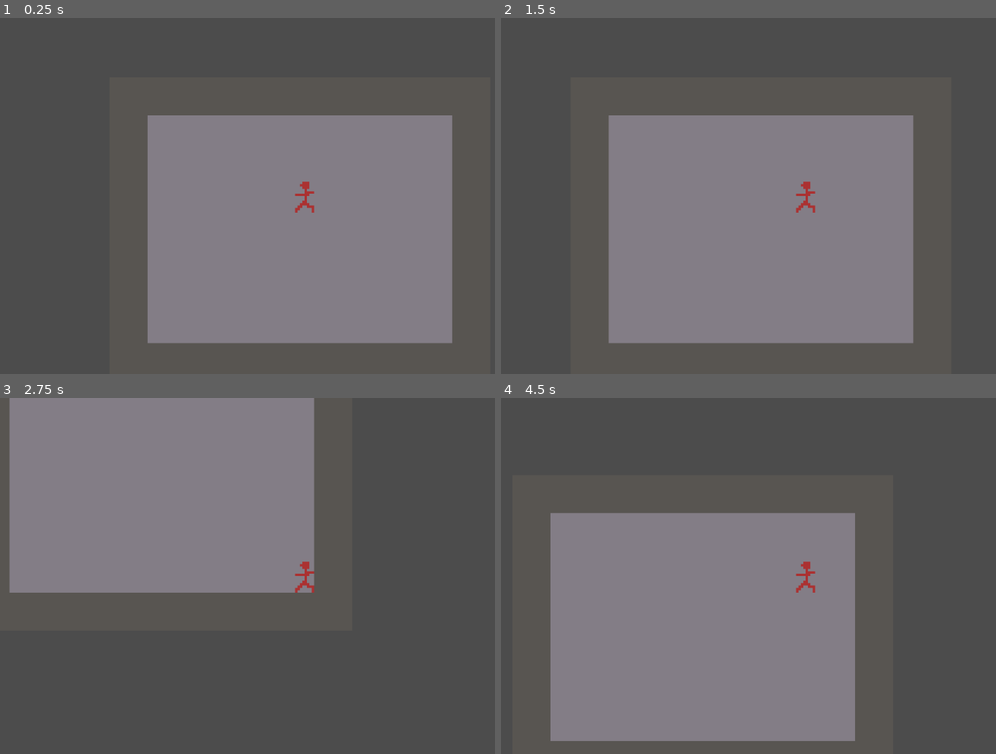
Above: before the commit, frames 1-4 (two rows, left to right).
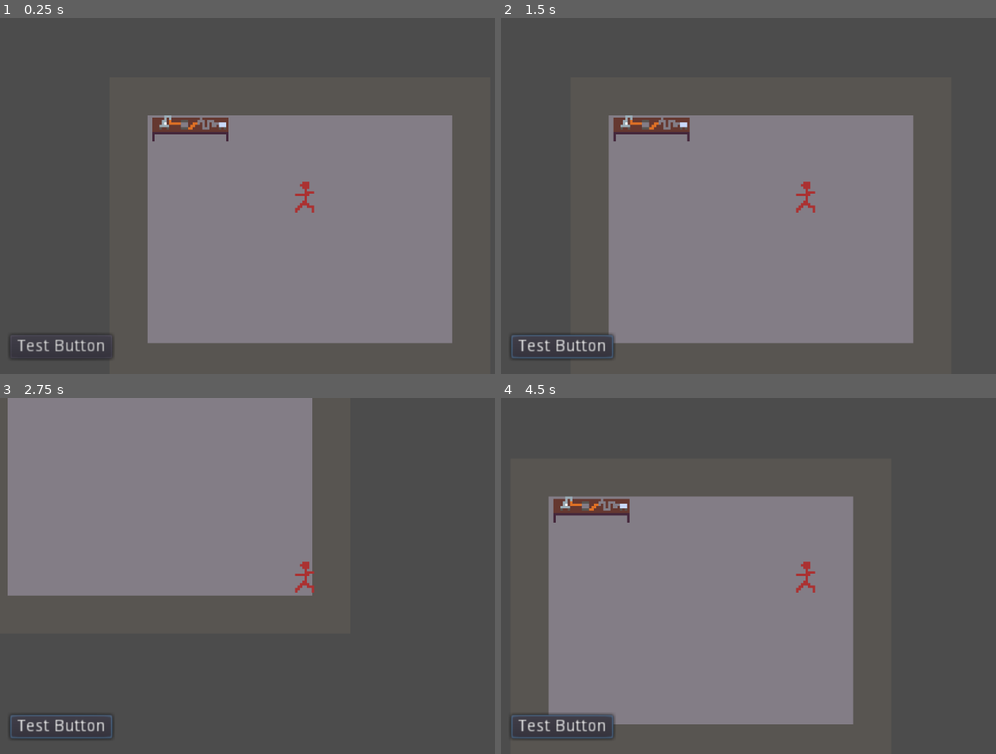
Above: after the commit, the same moments.

Repository: jastadj/wgj277
Game: Godot game, scene res://scenes/game/game.tscn
Two runs of this game, one before a commit and one after it. Both use one fixed random seed, a clock stepped at 60 frames per second and the inputs below.
Inputs (mouse positions are in pixels of both pictures, inside the frame that each line leads up to):
- Up to frame 1 (0.25 s): no input
- Up to frame 2 (1.5 s): click (560, 345) at 0.5 s, where only the run after the commit has a clickable "Test Button"; tap Enter at 1.25 s; move the mouse to (941, 178) at 1.27 s; hold Right (ui_right) from 1.28 s (still down); click (941, 178) at 1.42 s
- Up to frame 3 (2.75 s): move the mouse to (183, 593) at 2.02 s; release Right (ui_right) at 2.03 s; hold Down (ui_down) from 2.03 s (still down); click (183, 593) at 2.17 s
- Up to frame 4 (4.5 s): move the mouse to (867, 497) at 2.77 s; release Down (ui_down) at 2.78 s; hold Right (ui_right) 2.78-3.53 s; click (867, 497) at 2.92 s; tap Space at 3.5 s; move the mouse to (773, 647) at 3.52 s; hold Up (ui_up) 3.53-4.28 s; click (773, 647) at 3.67 s; move the mouse to (986, 629) at 4.27 s; hold Left (ui_left) from 4.28 s (still down); click (986, 629) at 4.42 s

The runs differ from the first frame. In frame 1, 1.0% of the frame differs, in the area x 3-47%, y 27-96%; in frame 2, 1.4%; in frame 3, 1.4%; in frame 4, 7.2%, in the area x 2-72%, y 27-97%.

Commit message:
more early basic work, test objects/art

Diff:
--- a/godot/engine/gamedata.gd
+++ b/godot/engine/gamedata.gd
@@ -1,6 +1,8 @@
 extends Node
 
 var plant_data = []
+
+var message_queue = []
 
 func _ready():
 
@@ -26,7 +28,7 @@
 		plant_data.push_back(plant)
 
 
+	file.close()
 
-	print(plant_data)
-
-	file.close()
+func add_message(msg):
+	message_queue.push_back(msg)
--- /dev/null
+++ b/godot/objects/boiler/boiler.tscn
@@ -0,0 +1,15 @@
+[gd_scene load_steps=3 format=2]
+
+[ext_resource path="res://objects/boiler/boiler.png" type="Texture" id=1]
+
+[sub_resource type="RectangleShape2D" id=1]
+extents = Vector2( 16, 3.5 )
+
+[node name="boiler" type="StaticBody2D"]
+
+[node name="Sprite" type="Sprite" parent="."]
+texture = ExtResource( 1 )
+
+[node name="CollisionShape2D" type="CollisionShape2D" parent="."]
+position = Vector2( 0, 1.5 )
+shape = SubResource( 1 )
--- a/godot/objects/player/player.gd
+++ b/godot/objects/player/player.gd
@@ -7,6 +7,11 @@
 
 	# handle movement input
 	if allow_input: handle_input(delta)
+
+func _input(event):
+
+	if event.is_action_pressed("ui_cancel"): get_tree().quit()
+
 
 # movement input
 func handle_input(delta):
--- a/godot/objects/player/player.tscn
+++ b/godot/objects/player/player.tscn
@@ -3,9 +3,8 @@
 [ext_resource path="res://objects/player/player.png" type="Texture" id=1]
 [ext_resource path="res://objects/player/player.gd" type="Script" id=2]
 
-[sub_resource type="CapsuleShape2D" id=1]
-radius = 4.0
-height = 6.0
+[sub_resource type="CircleShape2D" id=1]
+radius = 3.16228
 
 [node name="player" type="KinematicBody2D"]
 script = ExtResource( 2 )
@@ -14,6 +13,7 @@
 texture = ExtResource( 1 )
 
 [node name="CollisionShape2D" type="CollisionShape2D" parent="."]
+position = Vector2( 0, 5 )
 shape = SubResource( 1 )
 
 [node name="Camera2D" type="Camera2D" parent="."]
--- /dev/null
+++ b/godot/scenes/game/game.gd
@@ -0,0 +1,13 @@
+extends Node2D
+
+func _process(delta):
+
+	# process message queue
+	if !Gamedata.message_queue.empty():
+		var tmsg = Gamedata.message_queue.pop_front()
+		display_message(tmsg)
+
+func display_message(msg):
+	var msg_box = preload("res://ui/msg_box/msg_box.tscn").instance()
+	msg_box.text = msg
+	$CanvasLayer/main_ui.add_child(msg_box)
--- a/godot/scenes/game/game.tscn
+++ b/godot/scenes/game/game.tscn
@@ -1,9 +1,13 @@
-[gd_scene load_steps=3 format=2]
+[gd_scene load_steps=6 format=2]
 
 [ext_resource path="res://objects/player/player.tscn" type="PackedScene" id=1]
 [ext_resource path="res://tiles/tiles.tres" type="TileSet" id=2]
+[ext_resource path="res://ui/main_ui/main_ui.tscn" type="PackedScene" id=3]
+[ext_resource path="res://scenes/game/game.gd" type="Script" id=4]
+[ext_resource path="res://objects/boiler/boiler.tscn" type="PackedScene" id=5]
 
 [node name="game" type="Node2D"]
+script = ExtResource( 4 )
 
 [node name="map" type="Node2D" parent="."]
 
@@ -13,11 +17,14 @@
 format = 1
 tile_data = PoolIntArray( 0, 1, 0, 1, 1, 0, 2, 1, 0, 3, 1, 0, 4, 1, 0, 5, 1, 0, 6, 1, 0, 7, 1, 0, 8, 1, 0, 9, 1, 0, 655 …(967 unchanged characters)…
 
-[node name="player" parent="." instance=ExtResource( 1 )]
+[node name="objects" type="YSort" parent="."]
+
+[node name="boiler" parent="objects" instance=ExtResource( 5 )]
+position = Vector2( 34, 19 )
+
+[node name="player" parent="objects" instance=ExtResource( 1 )]
 position = Vector2( 82, 50 )
 
 [node name="CanvasLayer" type="CanvasLayer" parent="."]
 
-[node name="main_ui" type="Control" parent="CanvasLayer"]
-anchor_right = 1.0
-anchor_bottom = 1.0
+[node name="main_ui" parent="CanvasLayer" instance=ExtResource( 3 )]
--- /dev/null
+++ b/godot/ui/main_ui/main_ui.gd
@@ -0,0 +1,8 @@
+extends Control
+
+func _ready():
+
+	$testbutton.connect("pressed", self, "on_testbutton_pressed")
+
+func on_testbutton_pressed():
+	Gamedata.add_message("This is a fairly long message but not too long.  Only for testing of course...")
--- /dev/null
+++ b/godot/ui/main_ui/main_ui.tscn
@@ -0,0 +1,18 @@
+[gd_scene load_steps=2 format=2]
+
+[ext_resource path="res://ui/main_ui/main_ui.gd" type="Script" id=1]
+
+[node name="main_ui" type="Control"]
+anchor_right = 1.0
+anchor_bottom = 1.0
+script = ExtResource( 1 )
+
+[node name="testbutton" type="Button" parent="."]
+anchor_top = 1.0
+anchor_bottom = 1.0
+margin_left = 17.0
+margin_top = -66.0
+margin_right = 103.0
+margin_bottom = -46.0
+rect_scale = Vector2( 2, 2 )
+text = "Test Button"
--- /dev/null
+++ b/godot/ui/msg_box/boxtiles.tres
@@ -0,0 +1,131 @@
+[gd_resource type="TileSet" load_steps=2 format=2]
+
+[ext_resource path="res://ui/msg_box/borders.png" type="Texture" id=1]
+
+[resource]
+0/name = "0"
+0/texture = ExtResource( 1 )
+0/tex_offset = Vector2( 0, 0 )
+0/modulate = Color( 1, 1, 1, 1 )
+0/region = Rect2( 0, 0, 16, 16 )
+0/tile_mode = 0
+0/occluder_offset = Vector2( 8, 8 )
+0/navigation_offset = Vector2( 8, 8 )
+0/shape_offset = Vector2( 0, 0 )
+0/shape_transform = Transform2D( 1, 0, 0, 1, 0, 0 )
+0/shape_one_way = false
+0/shape_one_way_margin = 0.0
+0/shapes = [  ]
+0/z_index = 0
+1/name = "1"
+1/texture = ExtResource( 1 )
+1/tex_offset = Vector2( 0, 0 )
+1/modulate = Color( 1, 1, 1, 1 )
+1/region = Rect2( 16, 0, 16, 16 )
+1/tile_mode = 0
+1/occluder_offset = Vector2( 8, 8 )
+1/navigation_offset = Vector2( 8, 8 )
+1/shape_offset = Vector2( 0, 0 )
+1/shape_transform = Transform2D( 1, 0, 0, 1, 0, 0 )
+1/shape_one_way = false
+1/shape_one_way_margin = 0.0
+1/shapes = [  ]
+1/z_index = 0
+2/name = "2"
+2/texture = ExtResource( 1 )
+2/tex_offset = Vector2( 0, 0 )
+2/modulate = Color( 1, 1, 1, 1 )
+2/region = Rect2( 32, 0, 16, 16 )
+2/tile_mode = 0
+2/occluder_offset = Vector2( 8, 8 )
+2/navigation_offset = Vector2( 8, 8 )
+2/shape_offset = Vector2( 0, 0 )
+2/shape_transform = Transform2D( 1, 0, 0, 1, 0, 0 )
+2/shape_one_way = false
+2/shape_one_way_margin = 0.0
+2/shapes = [  ]
+2/z_index = 0
+3/name = "3"
+3/texture = ExtResource( 1 )
+3/tex_offset = Vector2( 0, 0 )
+3/modulate = Color( 1, 1, 1, 1 )
+3/region = Rect2( 0, 16, 16, 16 )
+3/tile_mode = 0
+3/occluder_offset = Vector2( 8, 8 )
+3/navigation_offset = Vector2( 8, 8 )
+3/shape_offset = Vector2( 0, 0 )
+3/shape_transform = Transform2D( 1, 0, 0, 1, 0, 0 )
+3/shape_one_way = false
+3/shape_one_way_margin = 0.0
+3/shapes = [  ]
+3/z_index = 0
+4/name = "4"
+4/texture = ExtResource( 1 )
+4/tex_offset = Vector2( 0, 0 )
+4/modulate = Color( 1, 1, 1, 1 )
+4/region = Rect2( 16, 16, 16, 16 )
+4/tile_mode = 0
+4/occluder_offset = Vector2( 8, 8 )
+4/navigation_offset = Vector2( 8, 8 )
+4/shape_offset = Vector2( 0, 0 )
+4/shape_transform = Transform2D( 1, 0, 0, 1, 0, 0 )
+4/shape_one_way = false
+4/shape_one_way_margin = 0.0
+4/shapes = [  ]
+4/z_index = 0
+5/name = "5"
+5/texture = ExtResource( 1 )
+5/tex_offset = Vector2( 0, 0 )
+5/modulate = Color( 1, 1, 1, 1 )
+5/region = Rect2( 32, 16, 16, 16 )
+5/tile_mode = 0
+5/occluder_offset = Vector2( 8, 8 )
+5/navigation_offset = Vector2( 8, 8 )
+5/shape_offset = Vector2( 0, 0 )
+5/shape_transform = Transform2D( 1, 0, 0, 1, 0, 0 )
+5/shape_one_way = false
+5/shape_one_way_margin = 0.0
+5/shapes = [  ]
+5/z_index = 0
+6/name = "6"
+6/texture = ExtResource( 1 )
+6/tex_offset = Vector2( 0, 0 )
+6/modulate = Color( 1, 1, 1, 1 )
+6/region = Rect2( 0, 32, 16, 16 )
+6/tile_mode = 0
+6/occluder_offset = Vector2( 8, 8 )
+6/navigation_offset = Vector2( 8, 8 )
+6/shape_offset = Vector2( 0, 0 )
+6/shape_transform = Transform2D( 1, 0, 0, 1, 0, 0 )
+6/shape_one_way = false
+6/shape_one_way_margin = 0.0
+6/shapes = [  ]
+6/z_index = 0
+7/name = "7"
+7/texture = ExtResource( 1 )
+7/tex_offset = Vector2( 0, 0 )
+7/modulate = Color( 1, 1, 1, 1 )
+7/region = Rect2( 16, 32, 16, 16 )
+7/tile_mode = 0
+7/occluder_offset = Vector2( 8, 8 )
+7/navigation_offset = Vector2( 8, 8 )
+7/shape_offset = Vector2( 0, 0 )
+7/shape_transform = Transform2D( 1, 0, 0, 1, 0, 0 )
+7/shape_one_way = false
+7/shape_one_way_margin = 0.0
+7/shapes = [  ]
+7/z_index = 0
+8/name = "8"
+8/texture = ExtResource( 1 )
+8/tex_offset = Vector2( 0, 0 )
+8/modulate = Color( 1, 1, 1, 1 )
+8/region = Rect2( 32, 32, 16, 16 )
+8/tile_mode = 0
+8/occluder_offset = Vector2( 8, 8 )
+8/navigation_offset = Vector2( 8, 8 )
+8/shape_offset = Vector2( 0, 0 )
+8/shape_transform = Transform2D( 1, 0, 0, 1, 0, 0 )
+8/shape_one_way = false
+8/shape_one_way_margin = 0.0
+8/shapes = [  ]
+8/z_index = 0
--- /dev/null
+++ b/godot/ui/msg_box/boxtiles.tscn
@@ -0,0 +1,67 @@
+[gd_scene load_steps=2 format=2]
+
+[ext_resource path="res://ui/msg_box/borders.png" type="Texture" id=1]
+
+[node name="boxtiles" type="Node2D"]
+
+[node name="0" type="Sprite" parent="."]
+position = Vector2( 91, 103 )
+texture = ExtResource( 1 )
+hframes = 3
+vframes = 3
+
+[node name="1" type="Sprite" parent="."]
+position = Vector2( 114, 104 )
+texture = ExtResource( 1 )
+hframes = 3
+vframes = 3
+frame = 1
+
+[node name="2" type="Sprite" parent="."]
+position = Vector2( 139, 105 )
+texture = ExtResource( 1 )
+hframes = 3
+vframes = 3
+frame = 2
+
+[node name="3" type="Sprite" parent="."]
+position = Vector2( 89, 131 )
+texture = ExtResource( 1 )
+hframes = 3
+vframes = 3
+frame = 3
+
+[node name="4" type="Sprite" parent="."]
+position = Vector2( 115, 130 )
+texture = ExtResource( 1 )
+hframes = 3
+vframes = 3
+frame = 4
+
+[node name="5" type="Sprite" parent="."]
+position = Vector2( 135, 129 )
+texture = ExtResource( 1 )
+hframes = 3
+vframes = 3
+frame = 5
+
+[node name="6" type="Sprite" parent="."]
+position = Vector2( 93, 157 )
+texture = ExtResource( 1 )
+hframes = 3
+vframes = 3
+frame = 6
+
+[node name="7" type="Sprite" parent="."]
+position = Vector2( 116, 156 )
+texture = ExtResource( 1 )
+hframes = 3
+vframes = 3
+frame = 7
+
+[node name="8" type="Sprite" parent="."]
+position = Vector2( 135, 156 )
+texture = ExtResource( 1 )
+hframes = 3
+vframes = 3
+frame = 8
--- /dev/null
+++ b/godot/ui/msg_box/msg_box.gd
@@ -0,0 +1,23 @@
+extends PanelContainer
+var text = "text missing"
+var scale = 4
+
+var _cell_size
+var _text_size
+
+func _enter_tree():
+	$msg.text = text
+
+func _ready():
+	get_tree().paused = true
+
+func _input(event):
+
+	if event.is_pressed():
+		if event.is_action_pressed("ui_cancel"):
+			queue_free()
+		elif event is InputEventMouseButton: queue_free()
+		elif event is InputEventKey: queue_free()
+
+func _exit_tree():
+	get_tree().paused = false
--- /dev/null
+++ b/godot/ui/msg_box/msg_box.tscn
@@ -0,0 +1,42 @@
+[gd_scene load_steps=6 format=2]
+
+[ext_resource path="res://ui/msg_box/msg_box.gd" type="Script" id=1]
+[ext_resource path="res://fonts/MOZART_0.ttf" type="DynamicFontData" id=2]
+[ext_resource path="res://ui/msg_box/borders.png" type="Texture" id=3]
+
+[sub_resource type="StyleBoxTexture" id=2]
+texture = ExtResource( 3 )
+region_rect = Rect2( 44, 44, 104, 104 )
+margin_left = 11.0032
+margin_right = 11.0032
+margin_top = 2.20063
+margin_bottom = 13.2038
+
+[sub_resource type="DynamicFont" id=1]
+size = 32
+font_data = ExtResource( 2 )
+
+[node name="msg_box" type="PanelContainer"]
+pause_mode = 2
+anchor_left = 0.5
+anchor_top = 0.5
+anchor_right = 0.5
+anchor_bottom = 0.5
+margin_left = -254.0
+margin_top = -213.0
+margin_right = 254.0
+margin_bottom = -128.0
+custom_styles/panel = SubResource( 2 )
+script = ExtResource( 1 )
+
+[node name="msg" type="Label" parent="."]
+margin_left = 11.0032
+margin_top = 2.20063
+margin_right = 496.997
+margin_bottom = 71.7962
+size_flags_vertical = 3
+custom_fonts/font = SubResource( 1 )
+text = "this is some sample text"
+align = 1
+valign = 1
+autowrap = true
Binary file added: godot/fonts/MOZART_0.ttf
Binary file added: godot/objects/boiler/boiler.png
Not shown, added: godot/objects/boiler/boiler.png.import
Binary file added: godot/objects/plants/fireplant.png
Not shown, added: godot/objects/plants/fireplant.png.import
Binary file added: godot/objects/plants/genericflower.png
Not shown, added: godot/objects/plants/genericflower.png.import
Binary file added: godot/objects/testitem/testitem.png
Not shown, added: godot/objects/testitem/testitem.png.import
Binary file added: godot/ui/msg_box/borders.png
Not shown, added: godot/ui/msg_box/borders.png.import
